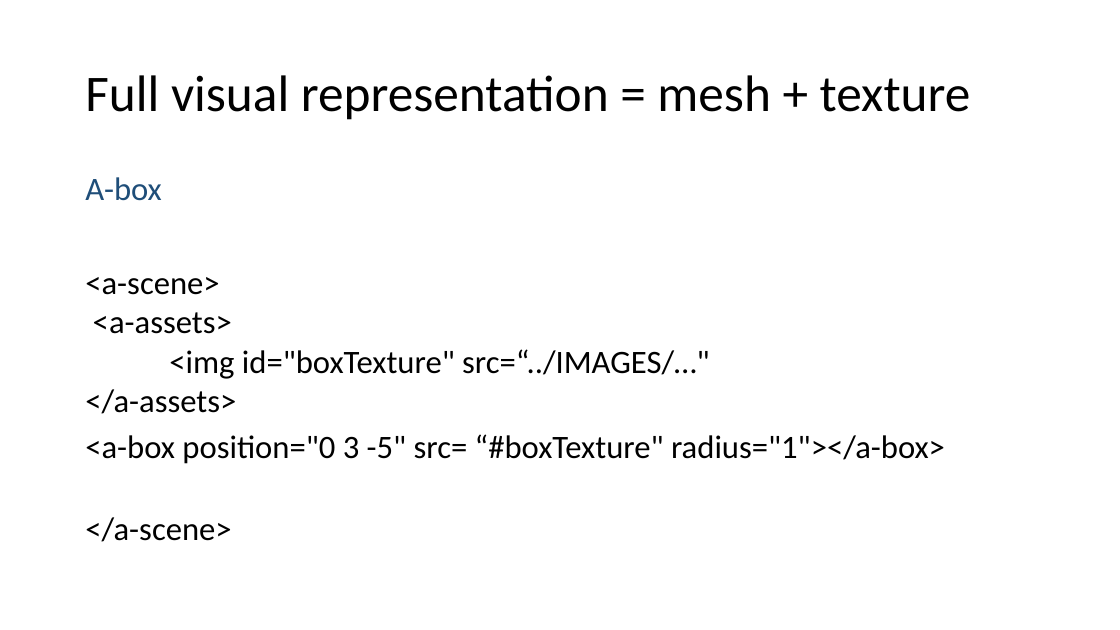
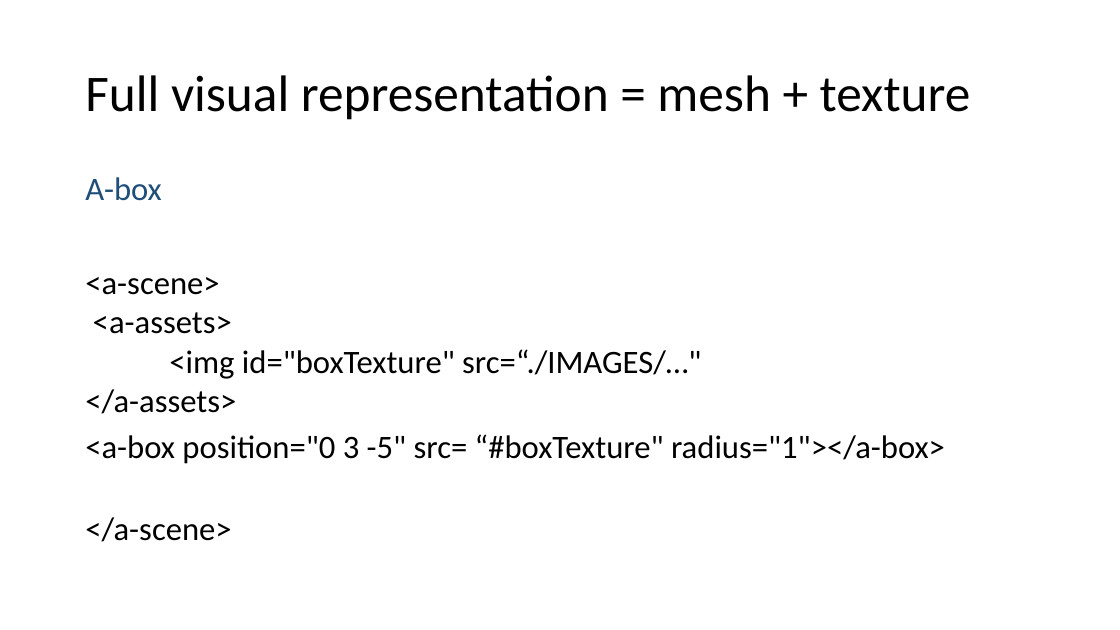
Before and after one commit to wonder-phil/UEMCON-2025, a slide deck: slide 15 of p02/A-frame-geometric-objects.pptx. Drawn at 1120x630 pixels with LibreOffice and Linux fonts; fonts in the diff are those of the drawing. Boxes give left, top, right and bottom in pixels: in the first picture for what was removed or moved away, otherwise in the second. Text is boxed around its words. In the diff, an @@ line names an element or a change of style, - is before the commit and + after.

```diff
--- a/p02/A-frame-geometric-objects.pptx
+++ b/p02/A-frame-geometric-objects.pptx
@@ text at box(169, 349, 701, 379): text changed @@
-<img id="boxTexture" src=“../IMAGES/…"
+<img id="boxTexture" src=“./IMAGES/…"
```
Also in this commit, not shown: 8 other files.
